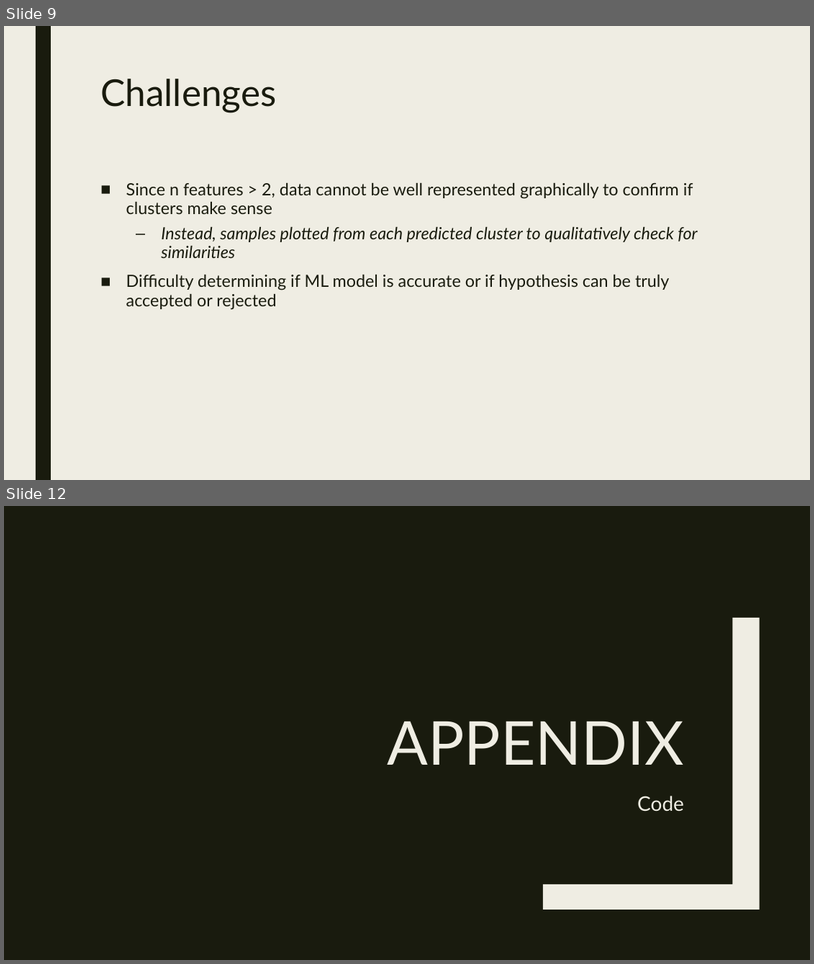
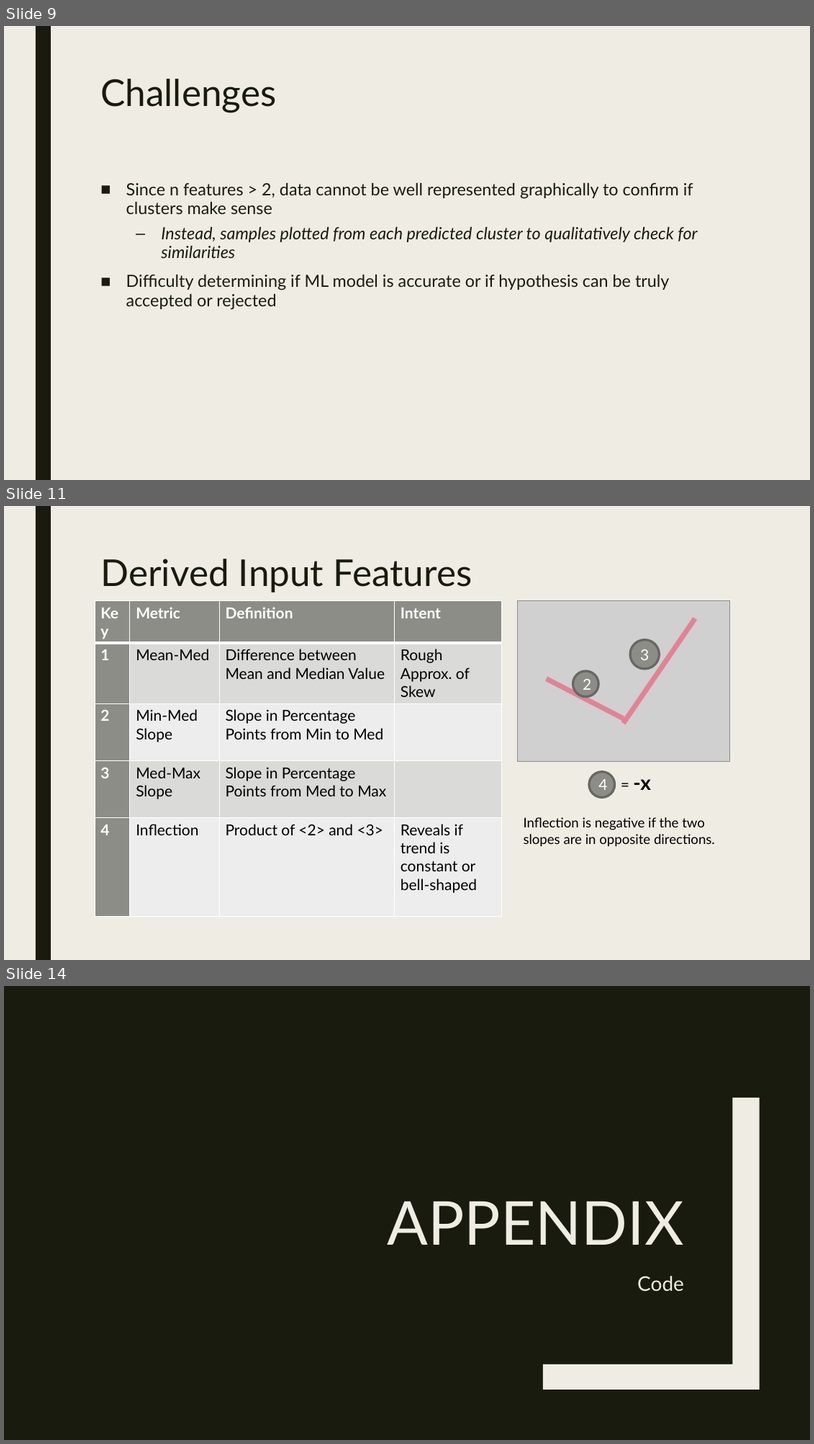
Before and after one commit to minas26902/Improving_Yelp_Ratings_with_ML, a slide deck: Lam_Contribution.pptx. Shown one above the other, each under a label of ours: slides 9 and 12 before the commit, slides 9, 11 and 14 after it; the slides between them are not shown. The pictures are 814x964 and 814x1444 pixels, drawn with LibreOffice and Linux fonts; fonts in the diff are those of the drawing; grey boxes stand for pictures. Boxes give left, top, right and bottom in pixels: in the first picture for what was removed or moved away, otherwise in the second. Text is boxed around its words. In the diff, an @@ line names an element or a change of style, - is before the commit and + after.

Commit message:
add slides explaining derived features

```diff
--- a/Lam_Contribution.pptx
+++ b/Lam_Contribution.pptx
@@ slide 11 added at (x1=4, y1=506, x2=810, y2=960), background #EFEDE3; not listed: 1 template element that a slide beside it also shows @@
@@ title added at (x1=100, y1=559, x2=472, y2=592), 44 pt, text #191B0E @@
+Derived Input Features
@@ table added at (x1=95, y1=600, x2=502, y2=898), 5 rows, 4 columns @@
+Key | Metric | Definition | Intent
+1 | Mean-Med | Difference between Mean and Median Value | Rough Approx. of Skew
+2 | Min-Med / Slope | Slope in Percentage Points from Min to Med | 
+3 | Med-Max Slope | Slope in Percentage Points from Med to Max | 
+4 | Inflection | Product of <2> and <3> | Reveals if trend is constant or bell-shaped
@@ picture added at (x1=517, y1=600, x2=730, y2=762) @@
@@ line added from (624, 723) to (695, 618), #E28394 6 pt @@
@@ ellipse added at (x1=630, y1=640, x2=660, y2=669), fill #8C8D86, outline #686863 2.75 pt, 18 pt, text #FFFFFF @@
+3
@@ line added from (547, 678) to (624, 718), #E28394 6 pt @@
@@ ellipse added at (x1=574, y1=671, x2=599, y2=697), fill #8C8D86, outline #686863 2.75 pt, 18 pt, text #FFFFFF @@
+2
@@ ellipse added at (x1=589, y1=772, x2=615, y2=797), fill #8C8D86, outline #686863 2.75 pt, 18 pt, text #FFFFFF @@
+4
@@ text added at (x1=633, y1=779, x2=651, y2=790), 24 pt, text #000000, bold @@
+= -x
@@ text added at (x1=524, y1=817, x2=715, y2=847), 16 pt, text #000000 @@
+Inflection is negative if the two slopes are in opposite directions.
@@ what was slide 12 is now slide 14 @@
```
Also in this commit, not shown: 2 slides changed, 1 other slide added.
